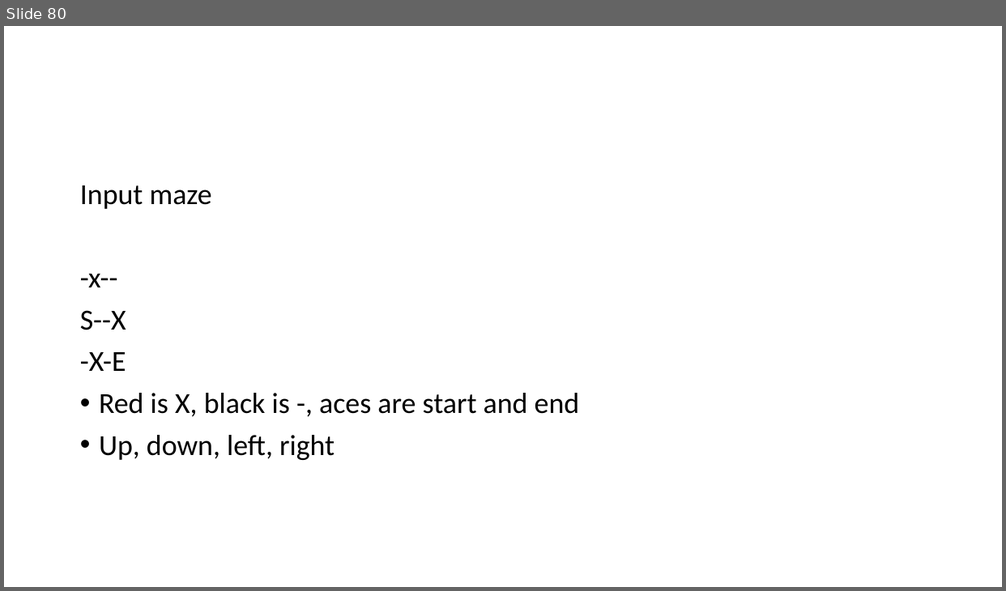
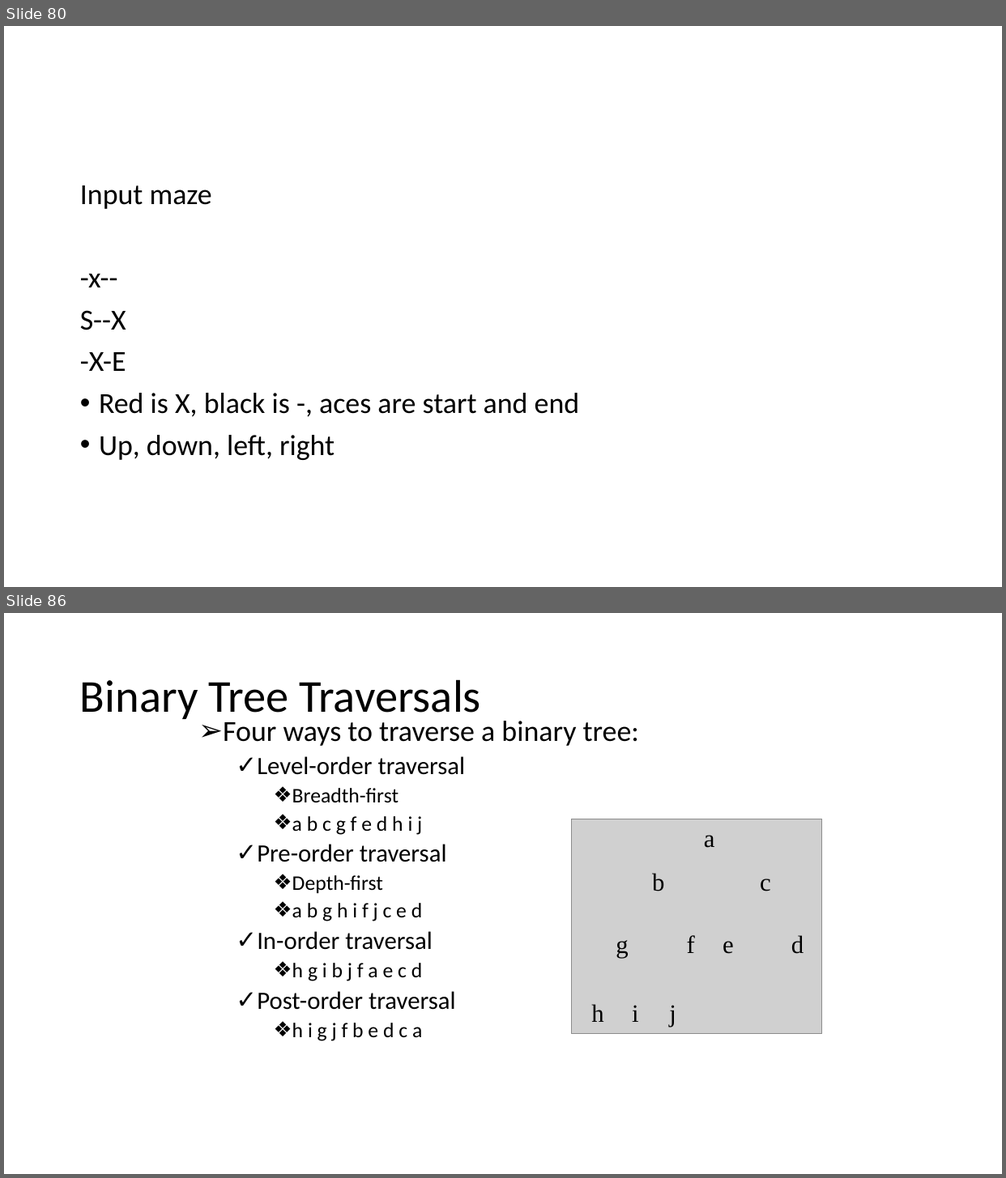
Before and after one commit to skalakm/232, a slide deck: notes.pptx. Shown one above the other, each under a label of ours: slide 80 before the commit, slides 80 and 86 after it; the slides between them are not shown. The pictures are 1006x591 and 1006x1178 pixels, drawn with LibreOffice and Linux fonts; fonts in the diff are those of the drawing; grey boxes stand for pictures. Boxes give left, top, right and bottom in pixels: in the first picture for what was removed or moved away, otherwise in the second. Text is boxed around its words. In the diff, an @@ line names an element or a change of style, - is before the commit and + after.

```diff
--- a/notes.pptx
+++ b/notes.pptx
@@ slide 86 added at bbox=[4, 613, 1002, 1174], background #FFFFFF @@
@@ title added at bbox=[80, 679, 481, 719], 44 pt, text #000000 @@
+Binary Tree Traversals
@@ text added at bbox=[223, 721, 639, 1041], 24 pt, text #000000 @@
+➢ Four ways to traverse a binary tree:
+  ✓ Level-order traversal
+    ❖ Breadth-first
+    ❖ a b c g f e d h i j
+  ✓ Pre-order traversal
+    ❖ Depth-first
+    ❖ a b g h i f j c e d
+  ✓ In-order traversal
+    ❖ h g i b j f a e c d
+  ✓ Post-order traversal
+    ❖ h i g j f b e d c a
@@ group added at bbox=[572, 819, 822, 1034]: 10 texts, 1 picture @@
+a
+b
+c
+d
+e
+f
+g
+h
+i
+j
```
Also in this commit, not shown: 6 other slides added.
